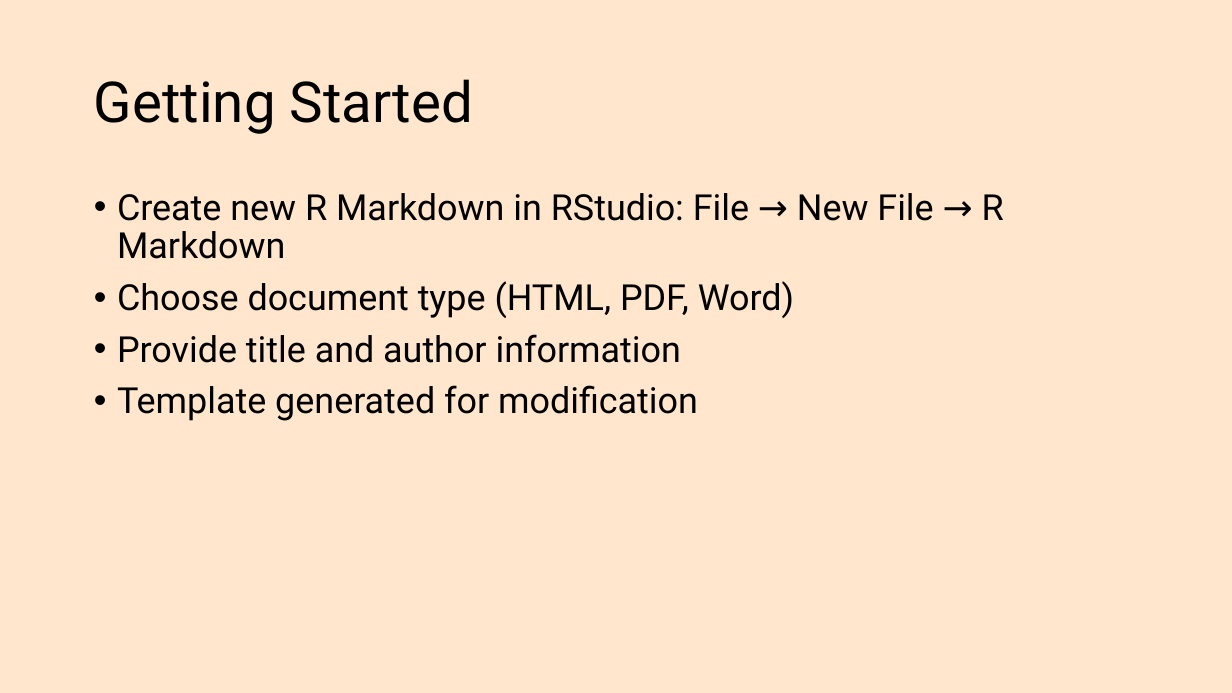
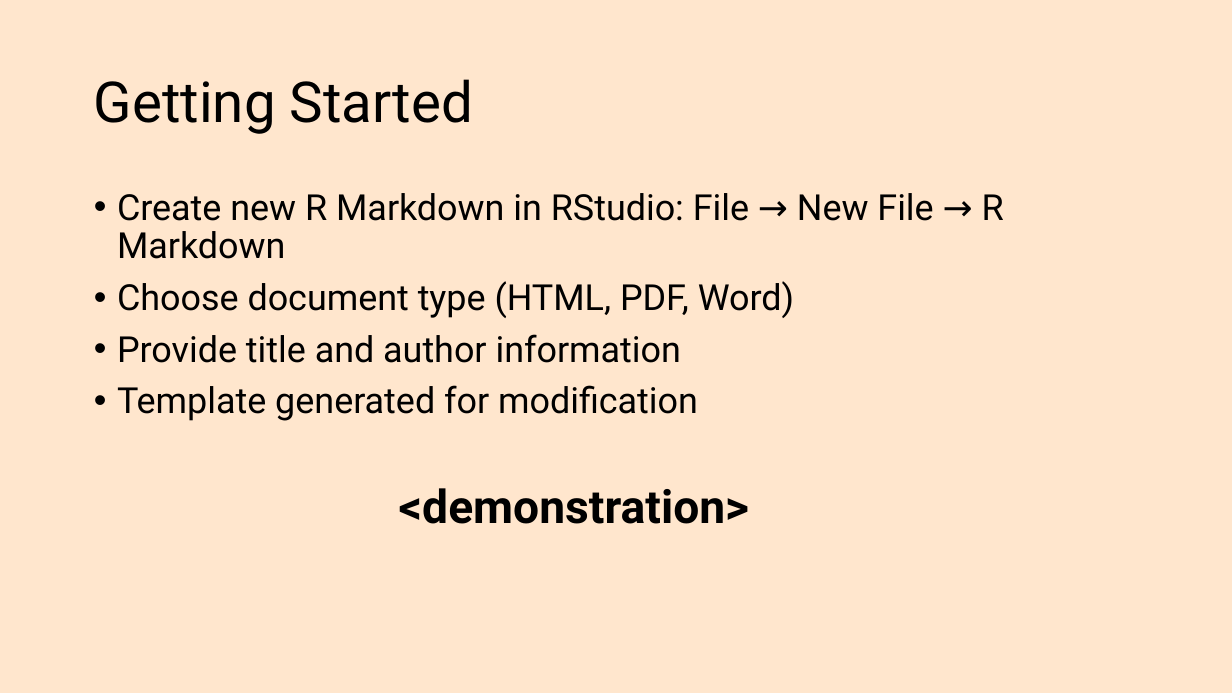
Before and after one commit to rstats-bootcamp/RStatsBootcamp-2025, a slide deck: slide 4 of .slides/topics/14_rmarkdown.pptx. Drawn at 1232x693 pixels with LibreOffice and Linux fonts; fonts in the diff are those of the drawing. Boxes give left, top, right and bottom in pixels: in the first picture for what was removed or moved away, otherwise in the second. Text is boxed around its words. In the diff, an @@ line names an element or a change of style, - is before the commit and + after.

```diff
--- a/.slides/topics/14_rmarkdown.pptx
+++ b/.slides/topics/14_rmarkdown.pptx
@@ text added at (399, 488, 749, 524), 36 pt, text #000000, bold @@
+<demonstration>
```
Also in this commit, not shown: 5 other slides changed, 1 slide added, 4 other files.
